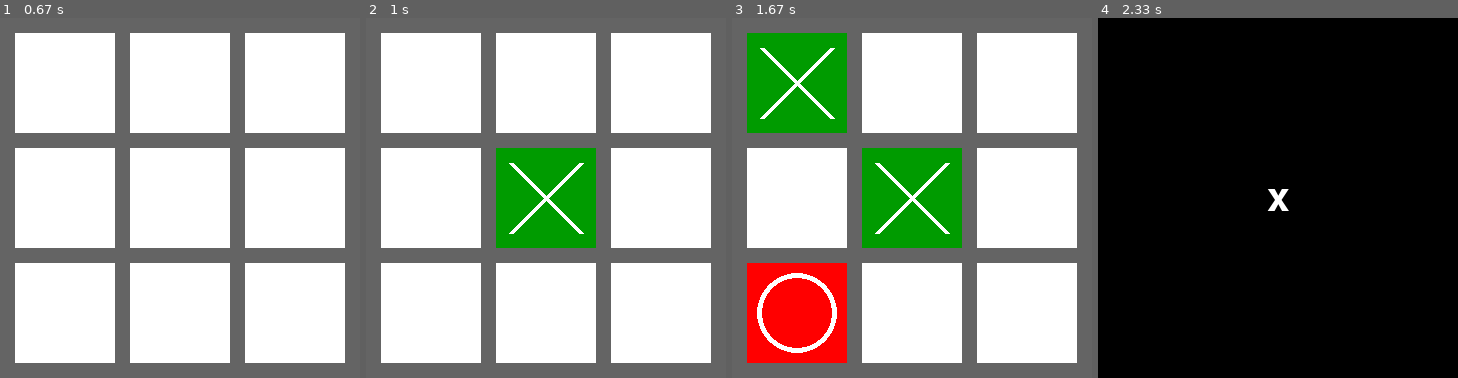
Above: before the commit, frames 1-4 (left to right).
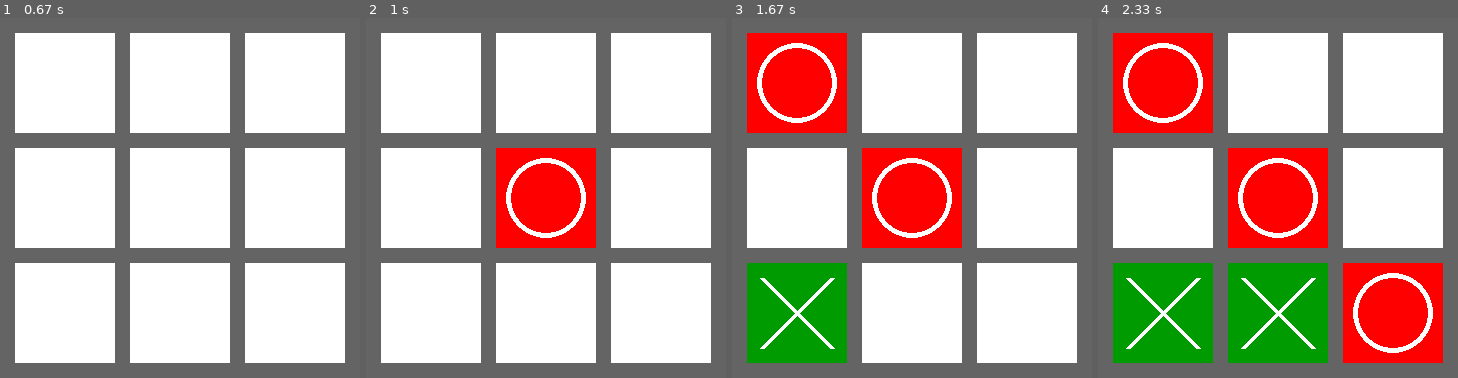
Above: after the commit, the same moments.

Repository: Roman-Blokhin/Python
Game: pygame game, started from my_code/tic_tac_toe/index.py
The game is run twice, just before and just after one commit, with the same random seed, the same clock (stepped at 60 frames per second) and the same inputs.
Inputs (mouse positions are in pixels of both pictures, inside the frame that each line leads up to):
- Up to frame 1 (0.67 s): tap Space at 0.33 s
- Up to frame 2 (1 s): click (549, 219) at 0.72 s
- Up to frame 3 (1.67 s): click (800, 280) at 1.05 s; click (818, 64) at 1.38 s
- Up to frame 4 (2.33 s): click (1260, 291) at 1.72 s; click (1414, 334) at 2.05 s

Frame 1 is identical in both runs. In frame 2, 7.7% of the frame differs, in the area x 36-64%, y 36-64%; in frame 3, 23%; in frame 4, 100%, in the area x 0-100%, y 0-100%.

Commit message:
5. Pygame. Крестики-нолики. Перезапуск игры при нажатии на пробел

Diff:
--- a/my_code/tic_tac_toe/index.py
+++ b/my_code/tic_tac_toe/index.py
@@ -97,6 +97,15 @@
                 # 8.2 увеличиваем переменную на 1
                 qwerty += 1
 
+        # 16. Прописываем условие, чтобы при нажатии пробела игра перезапускалась
+        # если тип события == нажатию клавиши и эта клавиша == ПРОБЕЛ
+        elif event.type == pygame.KEYDOWN and event.key == pygame.K_SPACE:
+            game_over = False  # 16.1 не конец игры
+            mas = [[0] * 3 for i in range(count_block)]  # 16.2 массив вновь заполняем нулями
+            qwerty += 1  # 16.3 первый игрок
+            screen.fill(BLACK)  # 16.4 закрашиваем экран черным - не понимаю зачем
+
+
     clock.tick(FPS)
     screen.fill(FRAME_COLOR)
 
